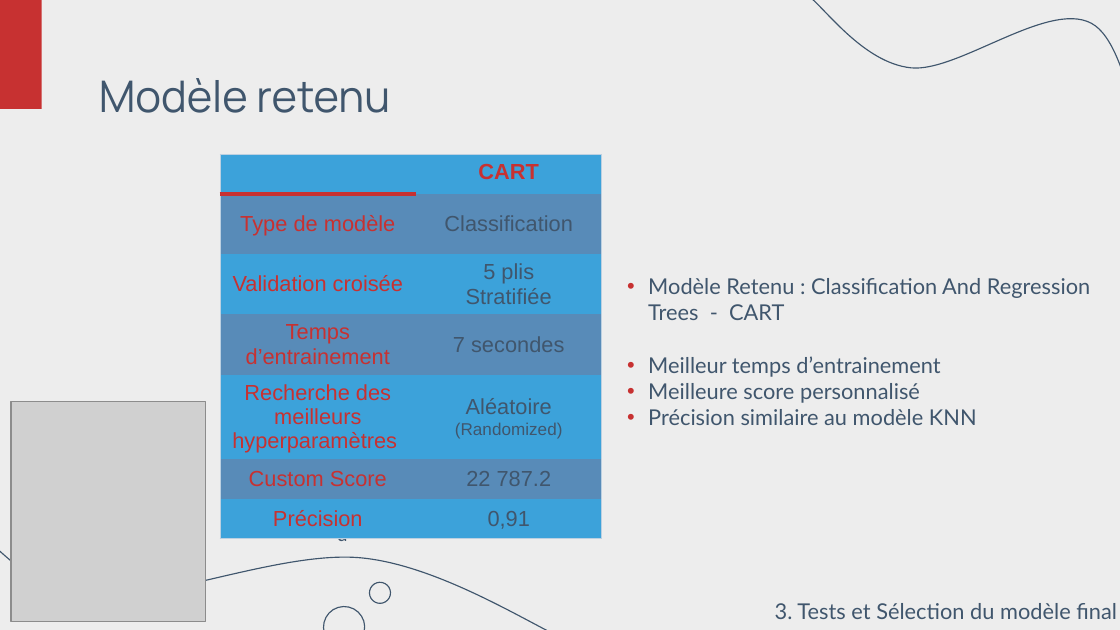
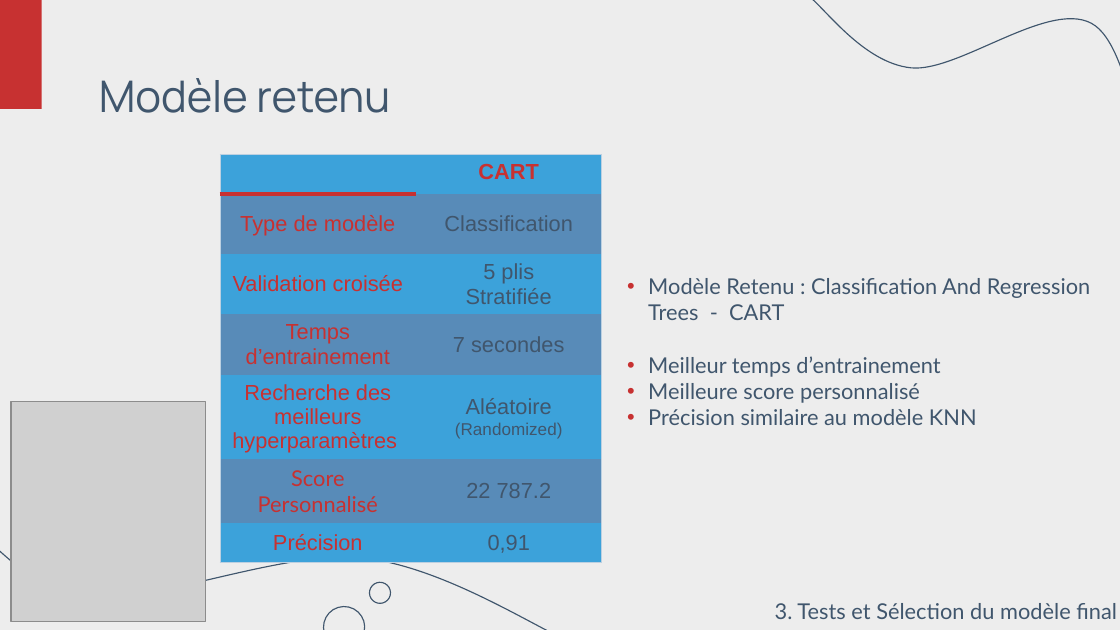
Before and after one commit to MaudGes/Maud_Gesbert-Portfolio, a slide deck: slide 12 of templates/projects/heart_disease/Maladie_Cardiaque_PPT.pptx. Drawn at 1120x630 pixels with LibreOffice and Linux fonts; fonts in the diff are those of the drawing; grey boxes stand for pictures; background and template pictures are left out. Boxes give left, top, right and bottom in pixels: in the first picture for what was removed or moved away, otherwise in the second. Text is boxed around its words. In the diff, an @@ line names an element or a change of style, - is before the commit and + after.

```diff
--- a/templates/projects/heart_disease/Maladie_Cardiaque_PPT.pptx
+++ b/templates/projects/heart_disease/Maladie_Cardiaque_PPT.pptx
@@ table at [221, 155, 603, 575] @@
-row 6, column 1: Custom Score
+row 6, column 1: Score Personnalisé
```
Also in this commit, not shown: 1 other slide changed, 2 other files.
